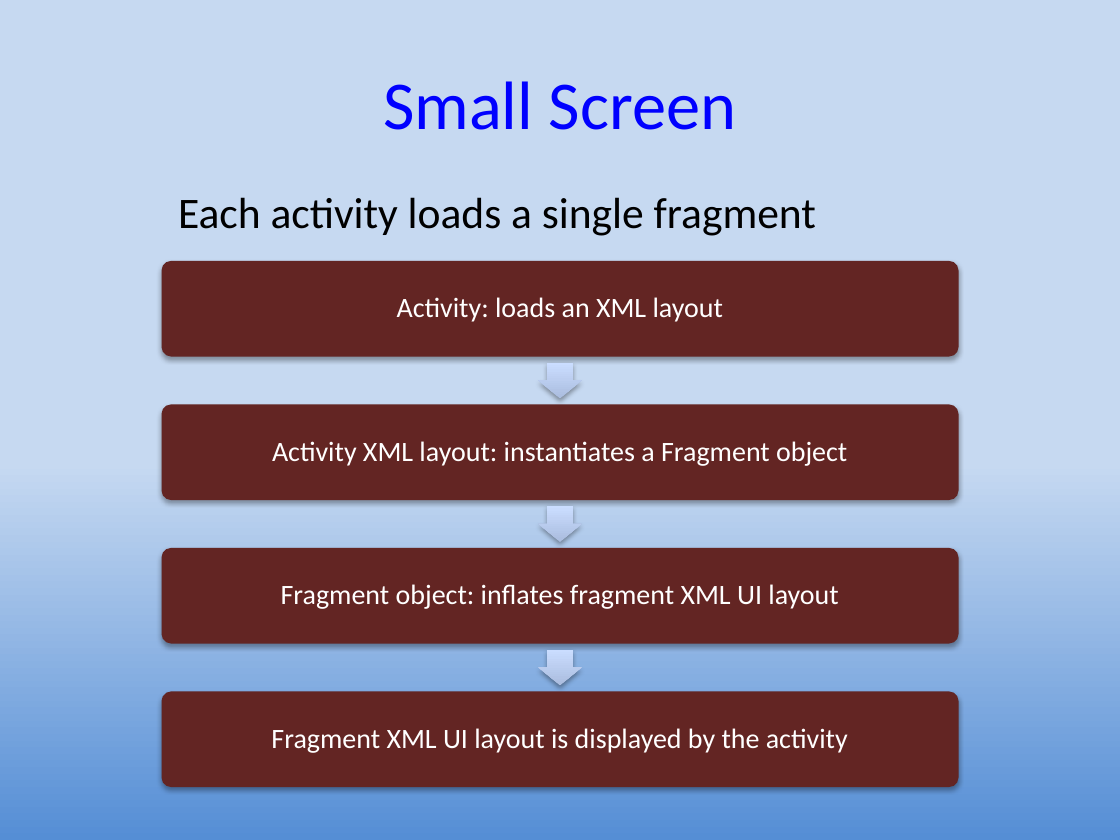
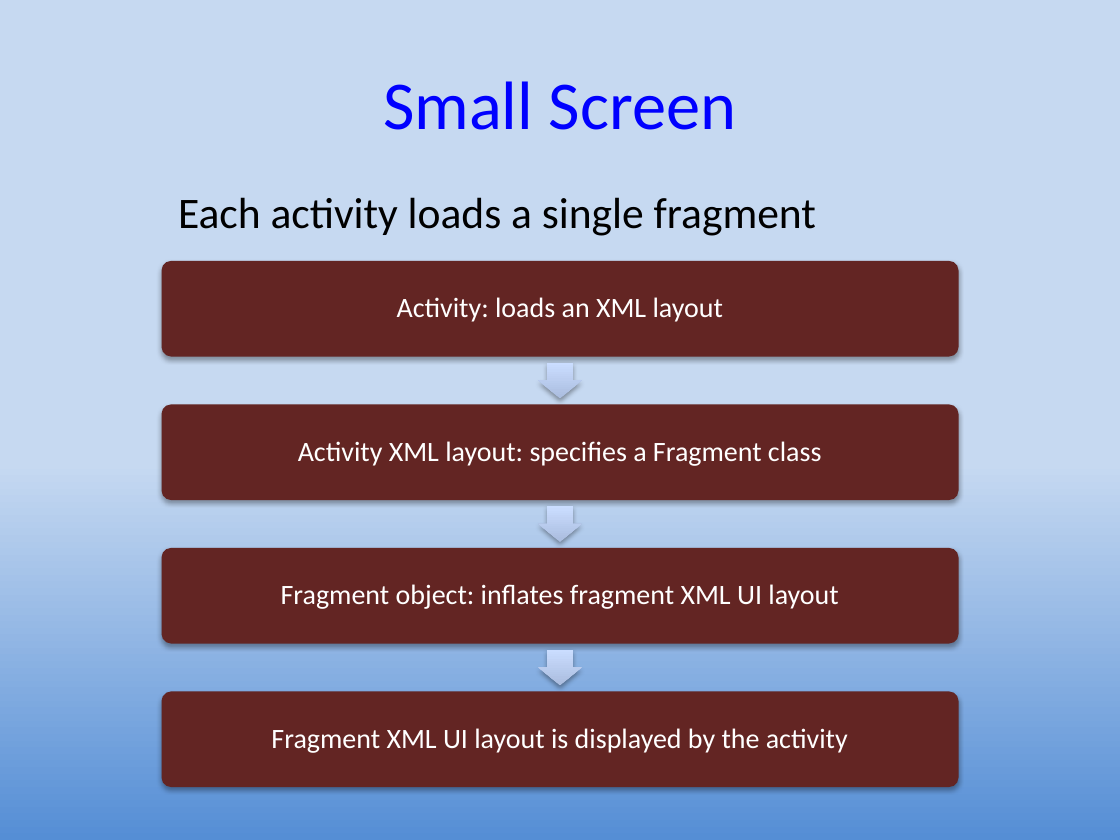
Before and after one commit to UO-CIS/CIS399Android-CourseMaterials, a slide deck: slide 10 of Notes and Slides/CIS399Wk2Day5-Fragments.pptx. Drawn at 1120x840 pixels with LibreOffice and Linux fonts; fonts in the diff are those of the drawing. Boxes give left, top, right and bottom in pixels: in the first picture for what was removed or moved away, otherwise in the second. Text is boxed around its words. In the diff, an @@ line names an element or a change of style, - is before the commit and + after.

```diff
--- a/Notes and Slides/CIS399Wk2Day5-Fragments.pptx
+++ b/Notes and Slides/CIS399Wk2Day5-Fragments.pptx
@@ text at (x1=298, y1=441, x2=822, y2=466): text changed @@
-Activity XML layout: instantiates a Fragment object
+Activity XML layout: specifies a Fragment class
```
Also in this commit, not shown: 1 other file.
